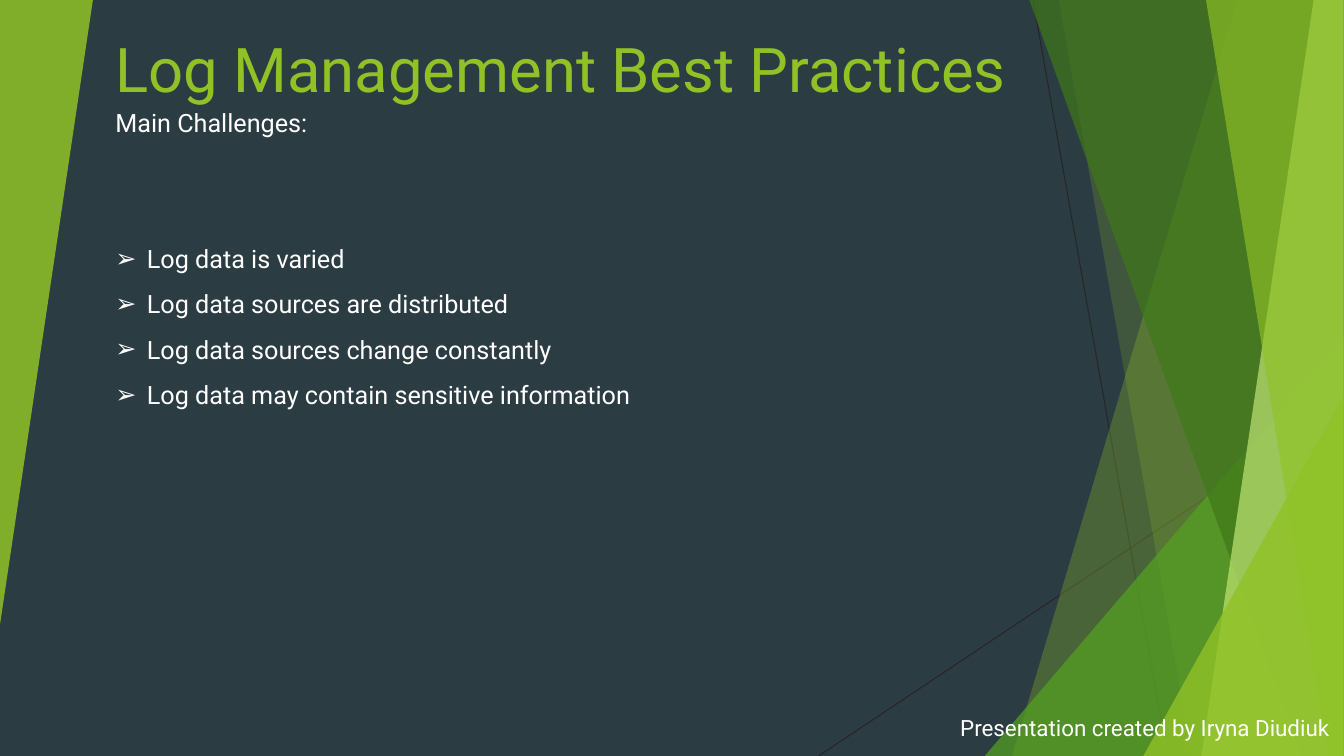
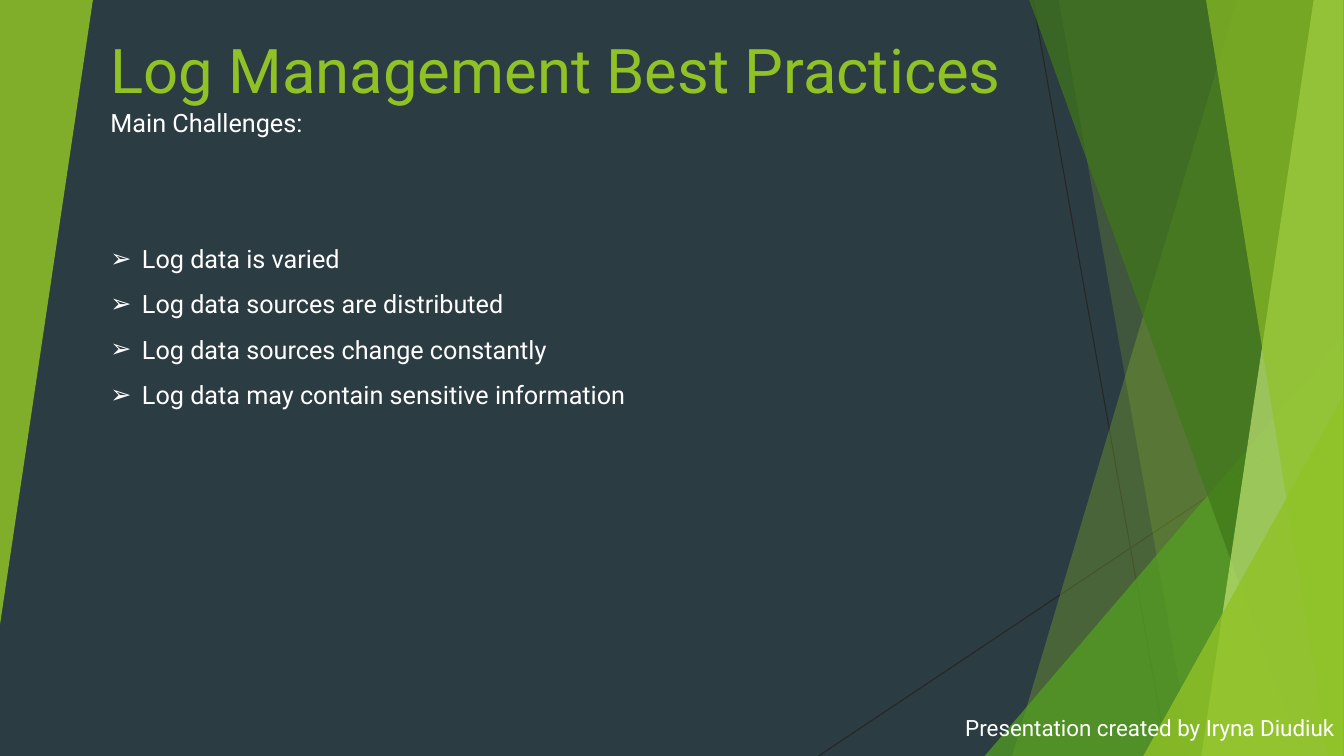
Before and after one commit to irynadiudiuk/Dev_Ops_Mentorship_Program, a slide deck: slide 6 of Logging_and_Monitoring.pptx. Drawn at 1344x756 pixels with LibreOffice and Linux fonts; fonts in the diff are those of the drawing. Boxes give left, top, right and bottom in pixels: in the first picture for what was removed or moved away, otherwise in the second. Text is boxed around its words. In the diff, an @@ line names an element or a change of style, - is before the commit and + after.

```diff
--- a/Logging_and_Monitoring.pptx
+++ b/Logging_and_Monitoring.pptx
@@ title "Log Management Best Practices" moved from (x1=116, y1=47, x2=1006, y2=105) to (x1=110, y1=48, x2=1001, y2=106) @@
@@ text "Main Challenges:" moved from (x1=115, y1=113, x2=630, y2=410) to (x1=110, y1=113, x2=625, y2=410) @@
@@ triangle removed at (x1=985, y1=336, x2=1344, y2=756) @@
@@ freeform shape added at (x1=985, y1=336, x2=1344, y2=756), fill #54A021 at 72% opacity @@
@@ triangle removed at (x1=1143, y1=396, x2=1344, y2=756) @@
@@ freeform shape added at (x1=1143, y1=396, x2=1344, y2=756), fill #90C226 at 80% opacity @@
@@ subtitle "Presentation created by Iryna Diudiuk" moved from (x1=960, y1=715, x2=1329, y2=742) to (x1=965, y1=715, x2=1334, y2=742) @@
```
Also in this commit, not shown: 15 other slides changed, 1 slide removed.
